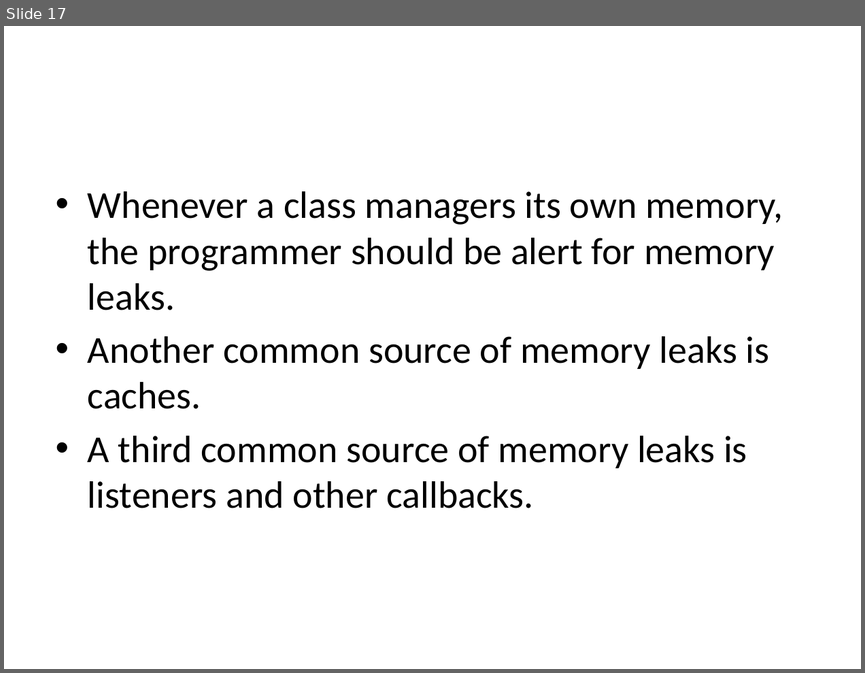
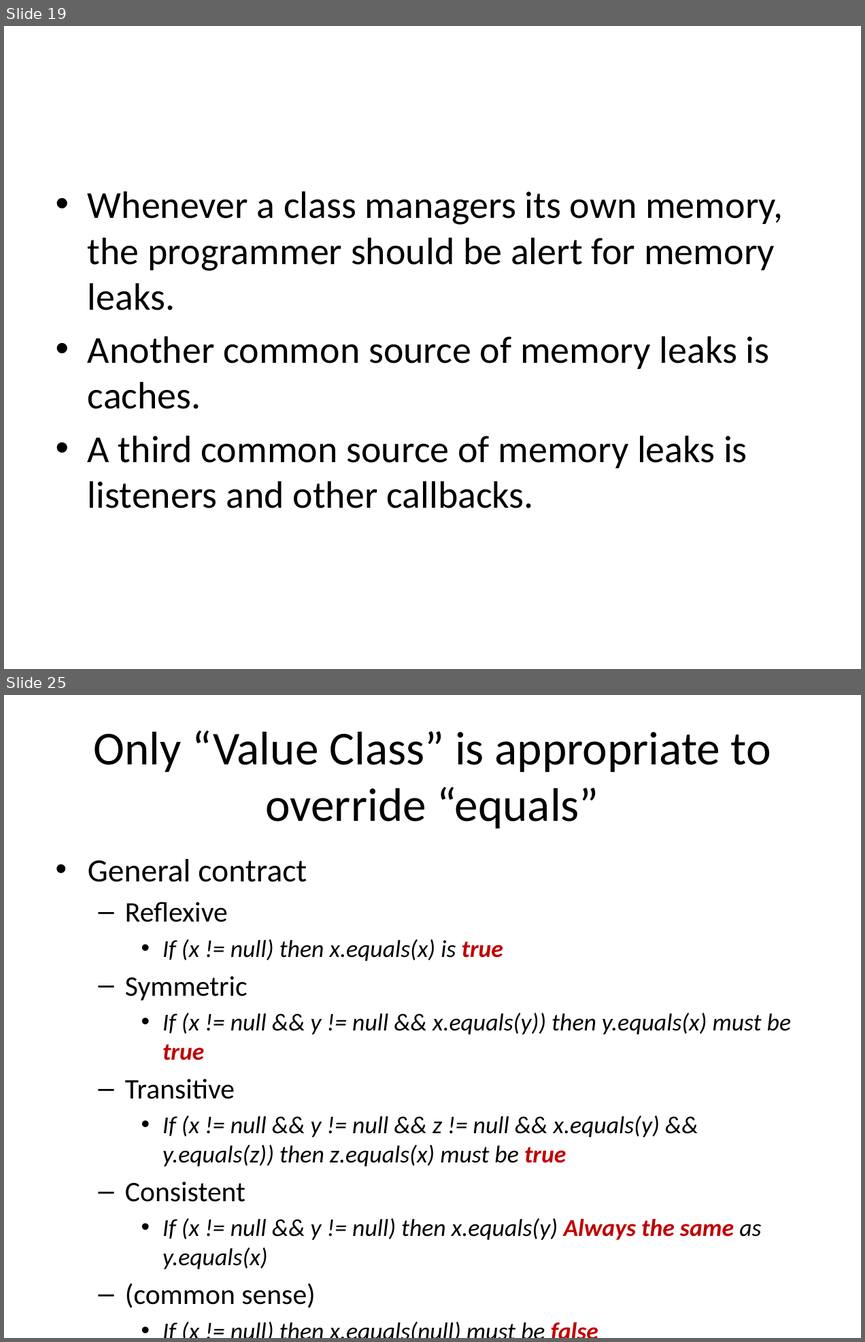
Before and after one commit to wsw621012/EffectiveJava3, a slide deck: introduction.pptx. Shown one above the other, each under a label of ours: slide 17 before the commit, slides 19 and 25 after it; the slides between them are not shown. The pictures are 865x673 and 865x1342 pixels, drawn with LibreOffice and Linux fonts; fonts in the diff are those of the drawing. Boxes give left, top, right and bottom in pixels: in the first picture for what was removed or moved away, otherwise in the second. Text is boxed around its words. In the diff, an @@ line names an element or a change of style, - is before the commit and + after.

```diff
--- a/introduction.pptx
+++ b/introduction.pptx
@@ slide 25 added at box(4, 695, 861, 1338), background #FFFFFF @@
@@ title added at box(93, 730, 771, 829), 39.6 pt, text #000000 @@
+Only “Value Class” is appropriate to override “equals”
@@ text added at box(88, 859, 791, 1269), 20.4 pt, text #000000, italic @@
+• General contract
+  – Reflexive
+    • If (x != null) then x.equals(x) is true
+  – Symmetric
+    • If (x != null && y != null && x.equals(y)) then y.equals(x) must be true
+  – Transitive
+    • If (x != null && y != null && z != null && x.equals(y) && y.equals(z)) then z.equals(x) must be true
+  – Consistent
+    • If (x != null && y != null) then x.equals(y) Always the same as y.equals(x)
+  – (common sense)
+    • If (x != null) then x.equals(null) must be false
@@ what was slide 17 is now slide 19 @@
```
Also in this commit, not shown: 3 slides changed, 7 other slides added, 2 other files.
